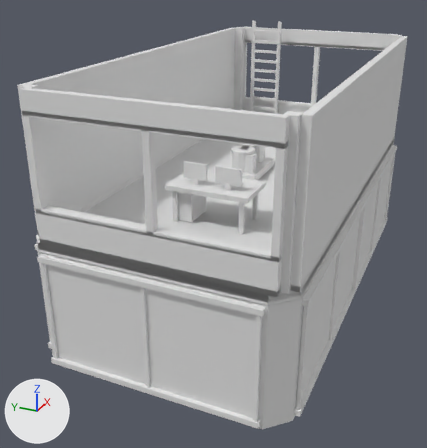
An edit to the OBJ model cloudbreak-array-r2/assets/tower-j-1.obj, drawn before and after from the same camera.
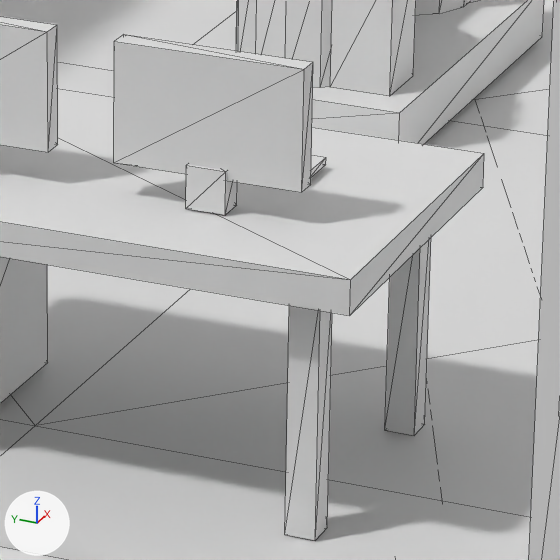
Each version is shown whole from a 50 mm camera at (-13.73, -5.04, 5.28) aimed at (-0.96, 0.7, -1.1), then close up on the part from 47% to 65% of the width and 36% to 53% of the height. The lights are fixed; the arrows at lower left show +X, +Y and +Z. The first two pictures are the older version. The close-ups show mesh edges as thin lines. Where no turn or scale is listed for an object, it has been applied to the vertices.

The first close-up shows 'tower-j-1'.
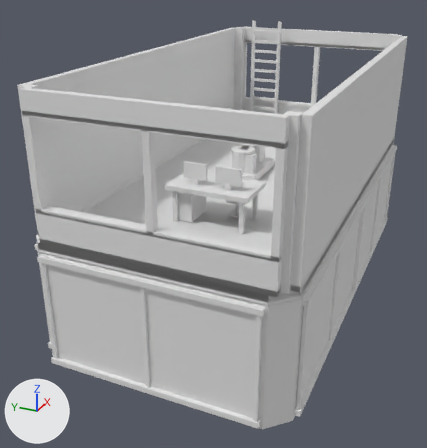
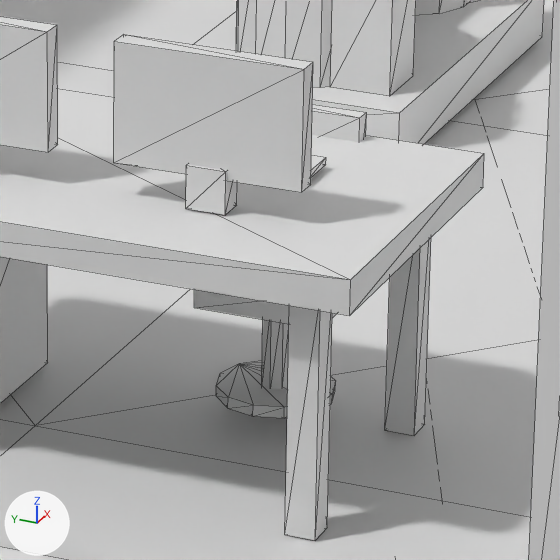
The change in detail:
me_tower_j_1 is used by ob_tower_j_1; location (0.0, 0.0, 0.0).
me_tower_j_1 had 951 vertices, 1504 faces and spanned x -5.57..5.57, y -2.92..2.92, z -2.97..3.33.
me_tower_j_1 now has 1015 vertices, 1612 faces and spans x -5.57..5.57, y -2.92..2.92, z -2.97..3.33.
me_tower_j_1 part 1: a new loose piece, a 12-sided cylinder along z spanning x -2.805..-2.445, y -0.8..-0.44, z 0.069..0.104.
me_tower_j_1 part 2: a new loose piece, an 8-sided cylinder along z spanning x -2.671..-2.579, y -0.666..-0.574, z 0.094..0.384.
me_tower_j_1 part 3: a new loose piece, a box spanning x -2.79..-2.46, y -0.82..-0.42, z 0.37..0.48.
me_tower_j_1 part 4: a new loose piece, a box spanning x -2.492..-2.438, y -0.815..-0.425, z 0.689..0.929.
Other edits to the shape of me_tower_j_1 do not show in these pictures.

Location of each change, (x1, y1, x2, y2) in pixels of the close-ups (560 x 560 px):
part 1 of me_tower_j_1, added
    after: (216, 361, 336, 418)
part 2 of me_tower_j_1, added
    after: (262, 319, 289, 389)
part 3 of me_tower_j_1, added
    after: (194, 289, 337, 324)
part 4 of me_tower_j_1, added
    after: (312, 104, 367, 142)
